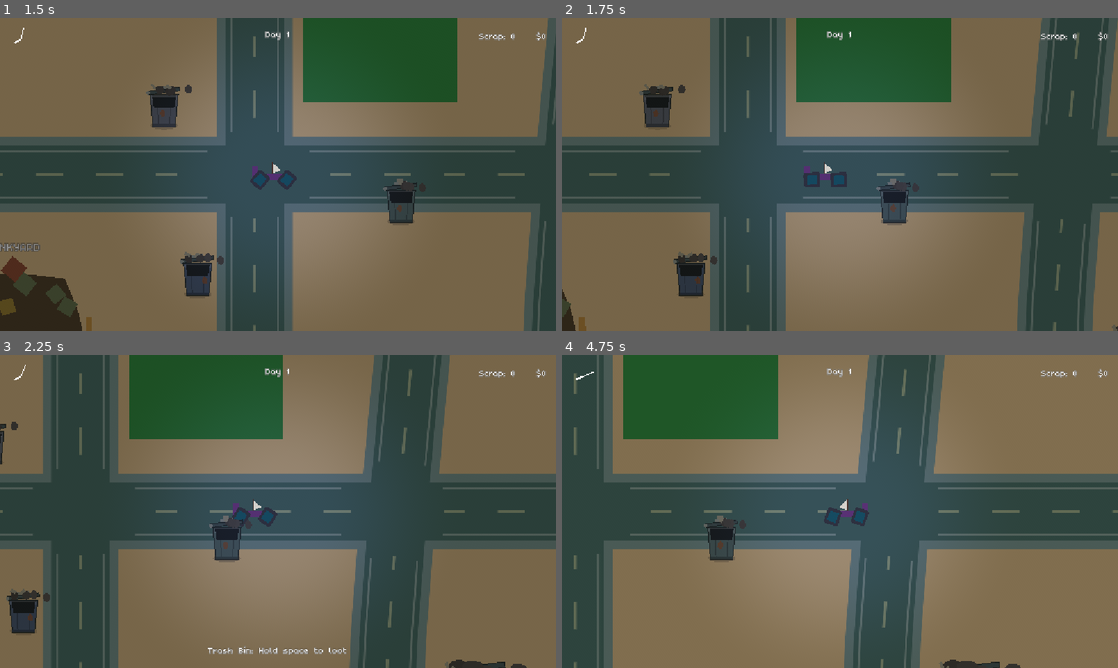
Above: before the commit, frames 1-4 (two rows, left to right).
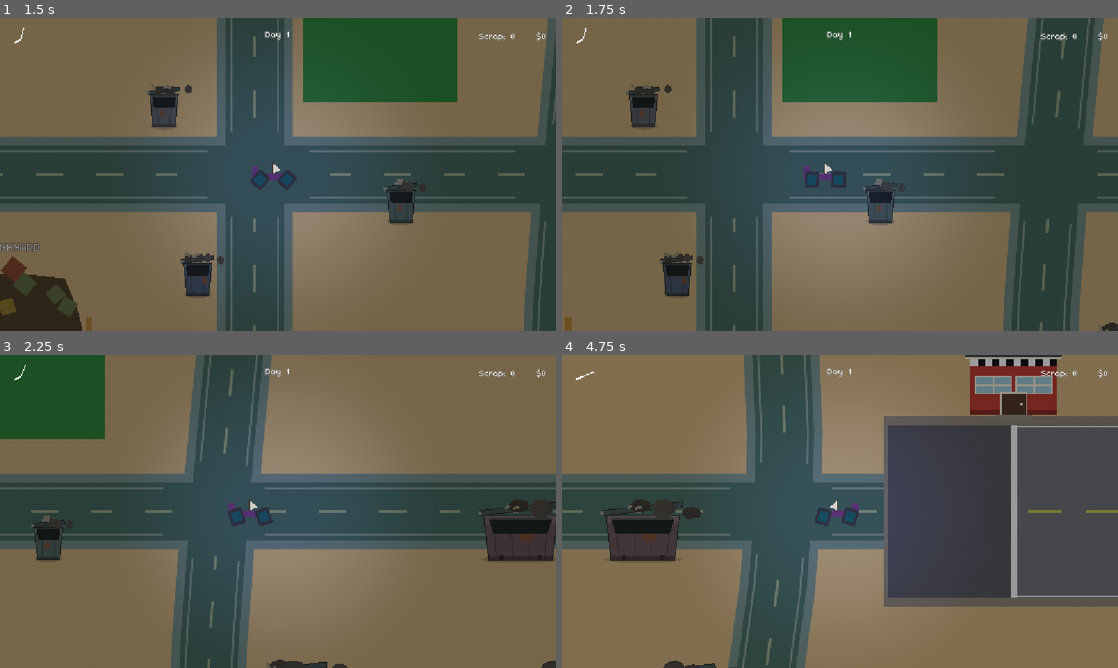
Above: after the commit, the same moments.

Repository: davidkovacwebdev/junkyard-drag-racing
Game: Godot game, scene res://scenes/menu/main_menu.tscn
Two runs of this game, one before a commit and one after it. Both use one fixed random seed, a clock stepped at 60 frames per second and the inputs below.
Inputs (mouse positions are in pixels of both pictures, inside the frame that each line leads up to):
- Up to frame 1 (1.5 s): click "New Game" at 0.5 s; tap Enter (ui_accept) at 1.25 s; move the mouse to (400, 158) at 1.27 s; hold Right (ui_right) from 1.28 s (still down); hold Shift from 1.28 s (still down); click (400, 158) at 1.42 s
- Up to frame 2 (1.75 s): keep holding Right (ui_right); keep holding Shift; tap Enter (ui_accept) at 1.52 s
- Up to frame 3 (2.25 s): tap Enter (ui_accept) at 1.82 s; release Right (ui_right) at 2 s; release Shift at 2 s; drag from (166, 527) to (250, 574) at 2.02 s
- Up to frame 4 (4.75 s): move the mouse to (895, 442) at 2.77 s; hold Right (ui_right) 2.78-3.5 s; hold Shift 2.78-3.5 s; tap K at 2.85 s; drag from (812, 574) to (673, 464) at 3.52 s; move the mouse to (1006, 558) at 4.27 s; hold Left (ui_left) from 4.28 s (still down); hold T from 4.28 s (still down); tap Enter (ui_accept) at 4.52 s; tap Shift at 4.55 s

Frame 1 is identical in both runs. In frame 2, 17% of the frame differs, in the area x 0-100%, y 0-100%; in frame 3, 38%; in frame 4, 56%.

Commit message:
Add Shift-to-sprint for the open-world car
Holding Shift multiplies the current on/off-road top speed by 3x,
stacking on top of the existing pavement/sand handling.

Diff:
--- a/scripts/world/player_car.gd
+++ b/scripts/world/player_car.gd
@@ -20,6 +20,9 @@
 ## sand instead of the crisp, immediate response pavement gives.
 @export var on_road_handling_multiplier: float = 1.0
 @export var off_road_handling_multiplier: float = 0.5
+## Top speed multiplier while Shift is held, stacking on top of the
+## on/off-road multiplier above.
+@export var sprint_speed_multiplier: float = 3.0
 ## Same convention as TrashSpawner.roads_path: the exported path first,
 ## falling back to searching the scene for any RoadNetwork if it doesn't
 ## resolve (e.g. this scene got reparented).
@@ -136,6 +139,8 @@
 	var target_velocity := Vector2.ZERO
 	if input_dir != Vector2.ZERO:
 		var speed_multiplier := on_road_speed_multiplier if on_road else off_road_speed_multiplier
+		if Input.is_physical_key_pressed(KEY_SHIFT):
+			speed_multiplier *= sprint_speed_multiplier
 		target_velocity = input_dir.normalized() * max_speed * speed_multiplier
 	var handling_multiplier := on_road_handling_multiplier if on_road else off_road_handling_multiplier
 	var accel_rate := (acceleration if input_dir != Vector2.ZERO else friction) * handling_multiplier
